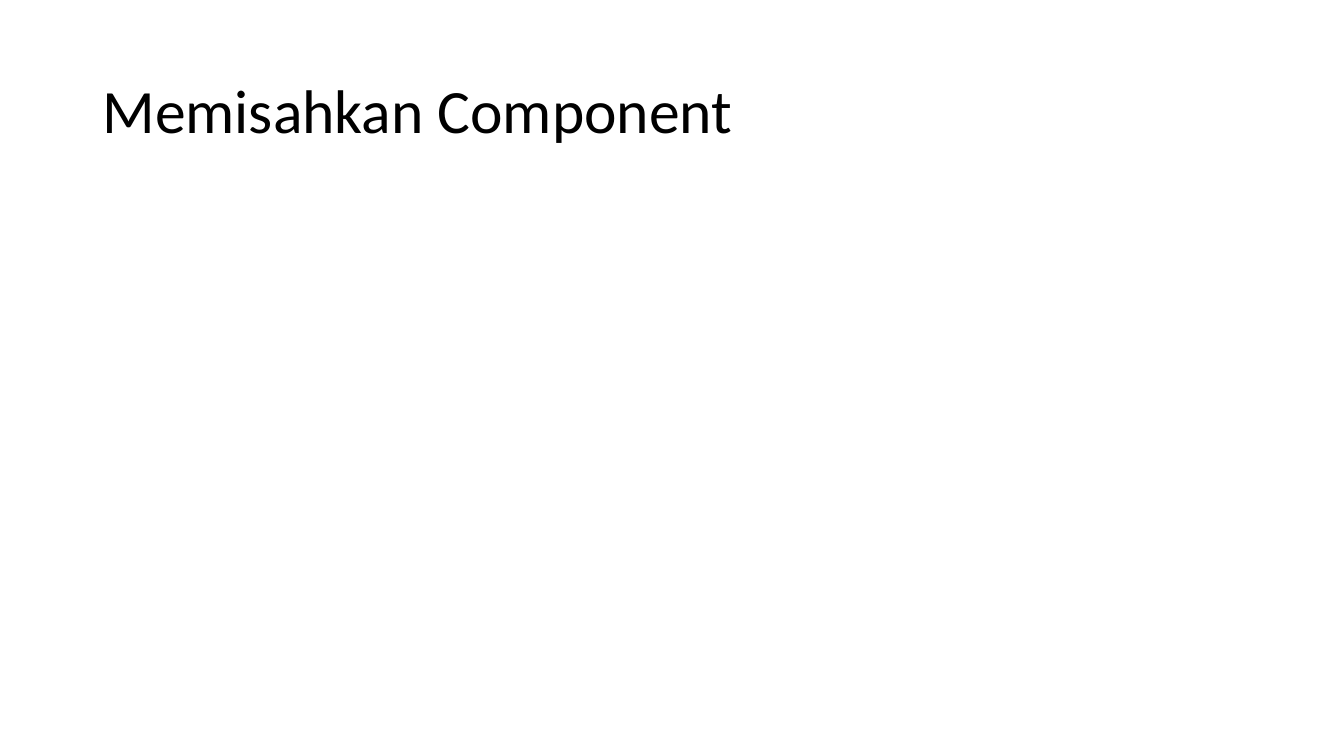
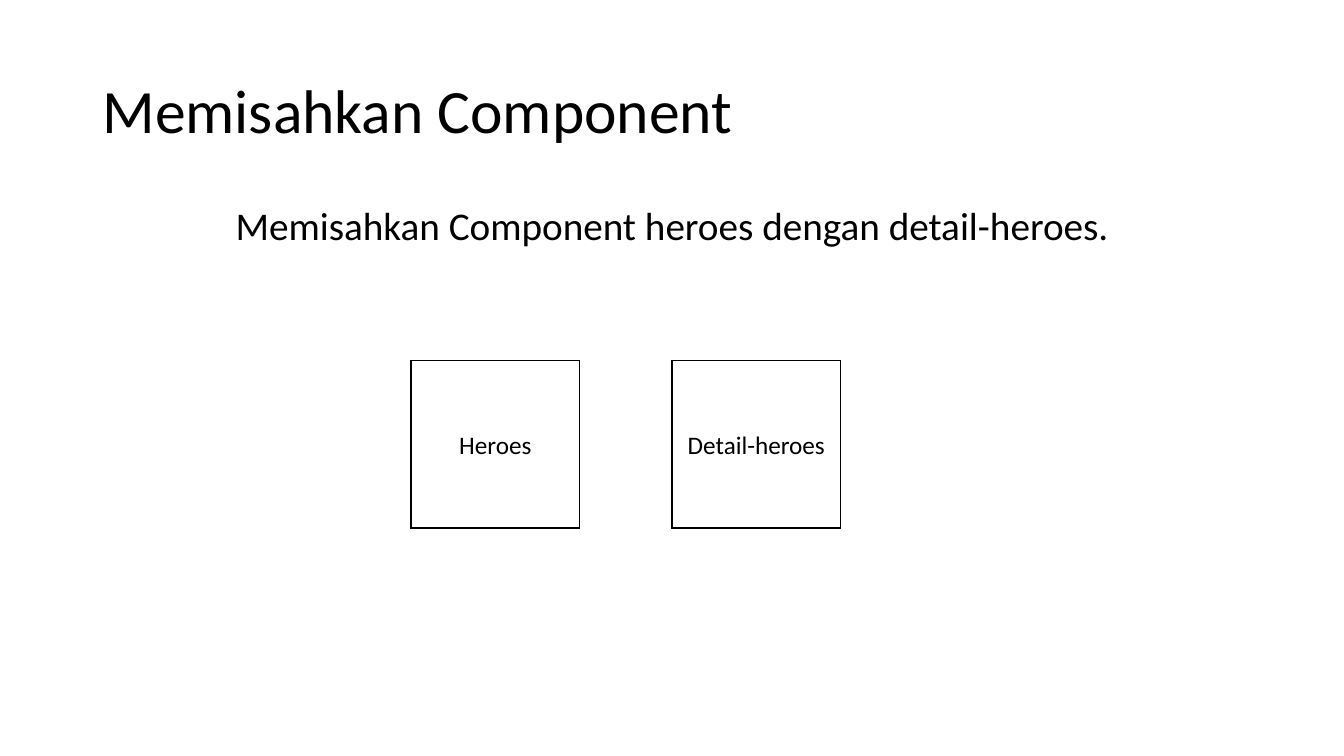
Before and after one commit to alifrazanit/ngodingBareng, a slide deck: slide 35 of Week 6.pptx. Drawn at 1344x756 pixels with LibreOffice and Linux fonts; fonts in the diff are those of the drawing. Boxes give left, top, right and bottom in pixels: in the first picture for what was removed or moved away, otherwise in the second. Text is boxed around its words. In the diff, an @@ line names an element or a change of style, - is before the commit and + after.

Commit message:
ppt

```diff
--- a/Week 6.pptx
+++ b/Week 6.pptx
@@ text added at [236, 212, 1109, 247], 28 pt, text #000000 @@
+Memisahkan Component heroes dengan detail-heroes.
@@ rectangle added at [411, 361, 580, 528], fill #FFFFFF, outline #000000 1 pt, 18 pt, text #000000 @@
+Heroes
@@ rectangle added at [673, 361, 841, 528], fill #FFFFFF, outline #000000 1 pt, 18 pt, text #000000 @@
+Detail-heroes
```
Also in this commit, not shown: 1 slide added.
